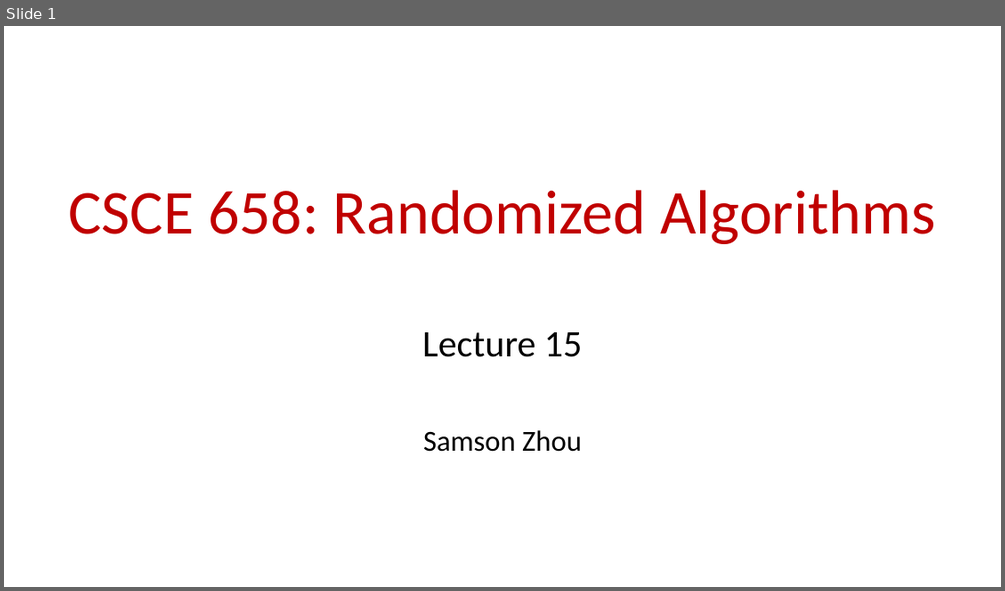
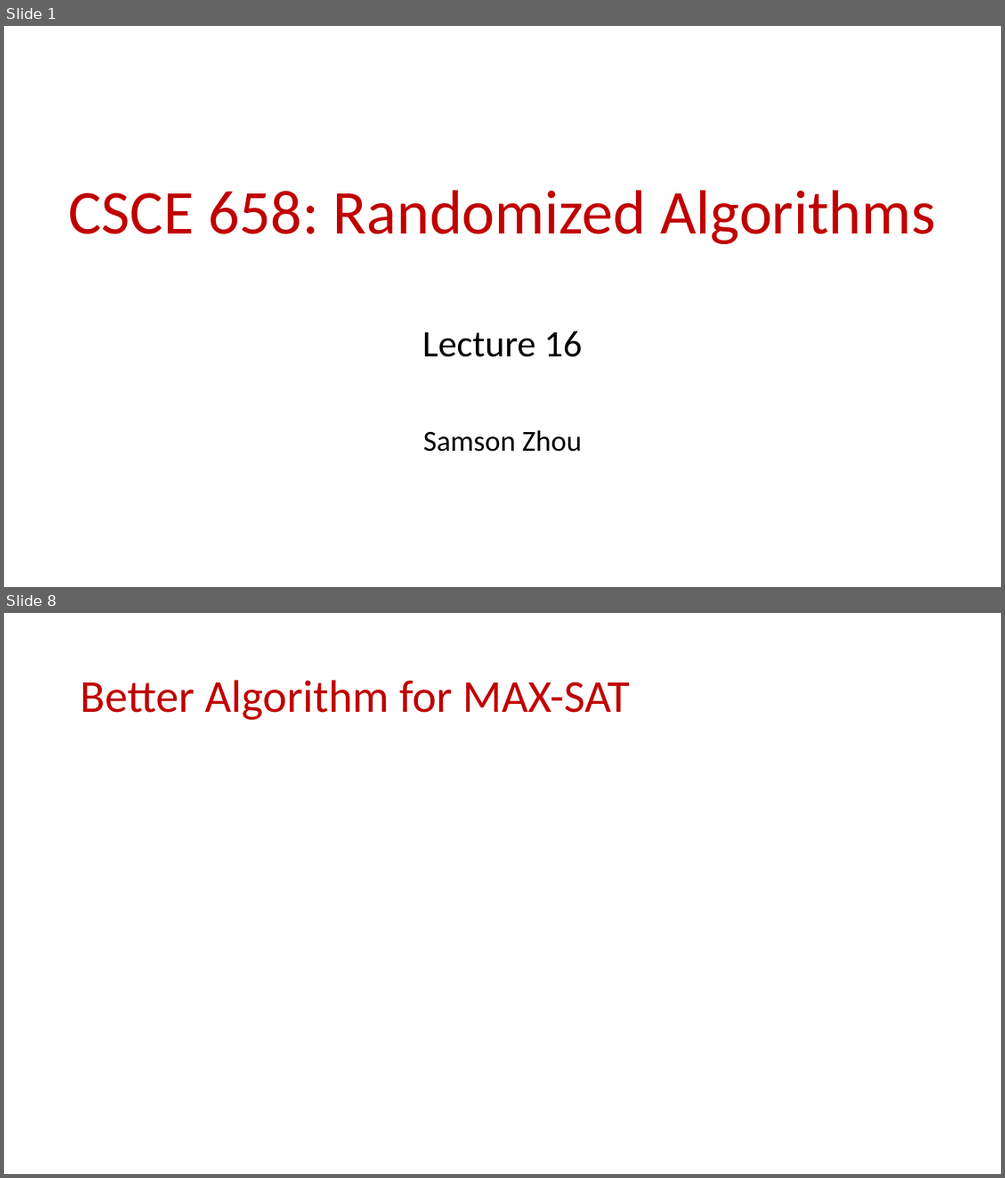
Before and after one commit to samsonzhou/samsonzhou.github.io, a slide deck: CSCE658-S24/L15.pptx. Shown one above the other, each under a label of ours: slide 1 before the commit, slides 1 and 8 after it; the slides between them are not shown. The pictures are 1005x591 and 1005x1178 pixels, drawn with LibreOffice and Linux fonts; fonts in the diff are those of the drawing; grey boxes stand for pictures. Boxes give left, top, right and bottom in pixels: in the first picture for what was removed or moved away, otherwise in the second. Text is boxed around its words. In the diff, an @@ line names an element or a change of style, - is before the commit and + after.

```diff
--- a/CSCE658-S24/L15.pptx
+++ b/CSCE658-S24/L15.pptx
@@ slide 8 added at [4, 613, 1001, 1174], background #FFFFFF @@
@@ title added at [80, 680, 630, 720], 44 pt, text #C00000 @@
+Better Algorithm for MAX-SAT
@@ slide 1 changed as well @@
@@ subtitle at [422, 330, 582, 357]: text changed @@
-Lecture 15
+Lecture 16
```
Also in this commit, not shown: 64 other slides added, 34 slides removed, 1 other file.
